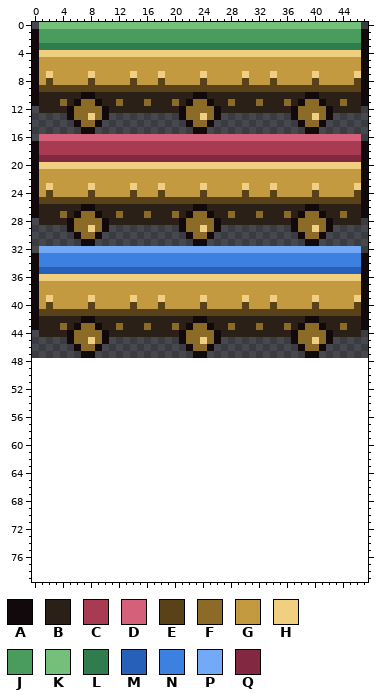
A pixel-art file gets an edit: assets/source/moving_platform.aseprite. This is how it looked before the edit.
48x48 pixels, 1 frame. The old version is drawn lined up with the new one, on the new canvas.
Palette (. is transparent): A #11090c  B #2a2018  C #a83a52  D #d4607a  E #5a4218  F #8c6a28  G #c49a40  H #f0d080  J #4a9c5e  K #74c07a  L #2f7c4c  M #2660b8  N #3c80e0  P #72aaf8  Q #822840
Pixels before (only the part around the change), first column x 0:
34 ANNNNNNNNNNNNNNNNNNNNNNNNNNNNNNNNNNNNNNNNNNNNNNA
35 AMMMMMMMMMMMMMMMMMMMMMMMMMMMMMMMMMMMMMMMMMMMMMMA
36 AHHHHHHHHHHHHHHHHHHHHHHHHHHHHHHHHHHHHHHHHHHHHHHA
37 AGGGGGGGGGGGGGGGGGGGGGGGGGGGGGGGGGGGGGGGGGGGGGGA
38 AGGGGGGGGGGGGGGGGGGGGGGGGGGGGGGGGGGGGGGGGGGGGGGA
39 AGHGGGGGHGGGGGHGGGHGGGGGHGGGGGHGGGHGGGGGHGGGGGHA
40 AGEGGGGGEGGGGGEGGGEGGGGGEGGGGGEGGGEGGGGGEGGGGGEA
41 AEEEEEEEEEEEEEEEEEEEEEEEEEEEEEEEEEEEEEEEEEEEEEEA
42 ABBBBBBAABBBBBBBBBBBBBBAABBBBBBBBBBBBBBAABBBBBBA
43 ABBBFBAFFABBFBBBFBBBFBAFFABBFBBBFBBBFBAFFABBFBBA
44 .BBBBAFFFFABBBBBBBBBBAFFFFABBBBBBBBBBAFFFFABBBB.
45 .....AFFHFA..........AFFHFA..........AFFHFA.....
46 ......AFFA............AFFA............AFFA......
47 .......AA..............AA..............AA.......
48 ................................................
49 ................................................
50 ................................................
51 ................................................
52 ................................................
53 ................................................
54 ................................................
55 ................................................
56 ................................................
57 ................................................
58 ................................................
59 ................................................
60 ................................................
61 ................................................
62 ................................................
63 ................................................
64 ................................................
65 ................................................
66 ................................................
67 ................................................
68 ................................................
69 ................................................
70 ................................................
71 ................................................
72 ................................................
73 ................................................
74 ................................................
75 ................................................
76 ................................................
77 ................................................
78 ................................................
79 ................................................
The same view after the edit:
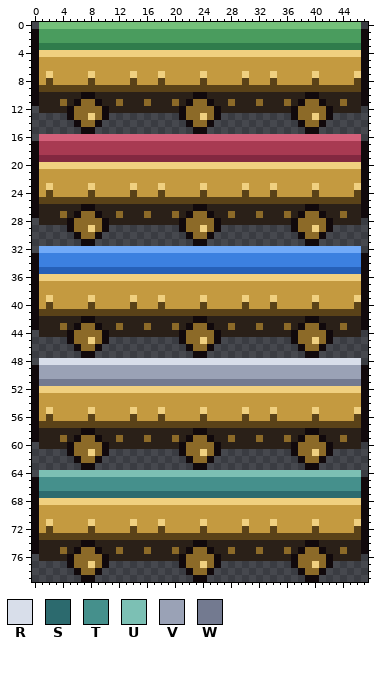
Colours new in this view: R #d8deea  S #2c6a6e  T #45908c  U #7cc0b4  V #9aa2b6  W #737a90
From old to new:
canvas 48x48 -> 48x80
Changed rows in their new state; - is an unchanged pixel.
first column x 0:
48 -RRRRRRRRRRRRRRRRRRRRRRRRRRRRRRRRRRRRRRRRRRRRRR-
49 AVVVVVVVVVVVVVVVVVVVVVVVVVVVVVVVVVVVVVVVVVVVVVVA
50 AVVVVVVVVVVVVVVVVVVVVVVVVVVVVVVVVVVVVVVVVVVVVVVA
51 AWWWWWWWWWWWWWWWWWWWWWWWWWWWWWWWWWWWWWWWWWWWWWWA
52 AHHHHHHHHHHHHHHHHHHHHHHHHHHHHHHHHHHHHHHHHHHHHHHA
53 AGGGGGGGGGGGGGGGGGGGGGGGGGGGGGGGGGGGGGGGGGGGGGGA
54 AGGGGGGGGGGGGGGGGGGGGGGGGGGGGGGGGGGGGGGGGGGGGGGA
55 AGHGGGGGHGGGGGHGGGHGGGGGHGGGGGHGGGHGGGGGHGGGGGHA
56 AGEGGGGGEGGGGGEGGGEGGGGGEGGGGGEGGGEGGGGGEGGGGGEA
57 AEEEEEEEEEEEEEEEEEEEEEEEEEEEEEEEEEEEEEEEEEEEEEEA
58 ABBBBBBAABBBBBBBBBBBBBBAABBBBBBBBBBBBBBAABBBBBBA
59 ABBBFBAFFABBFBBBFBBBFBAFFABBFBBBFBBBFBAFFABBFBBA
60 -BBBBAFFFFABBBBBBBBBBAFFFFABBBBBBBBBBAFFFFABBBB-
61 -----AFFHFA----------AFFHFA----------AFFHFA-----
62 ------AFFA------------AFFA------------AFFA------
63 -------AA--------------AA--------------AA-------
64 -UUUUUUUUUUUUUUUUUUUUUUUUUUUUUUUUUUUUUUUUUUUUUU-
65 ATTTTTTTTTTTTTTTTTTTTTTTTTTTTTTTTTTTTTTTTTTTTTTA
66 ATTTTTTTTTTTTTTTTTTTTTTTTTTTTTTTTTTTTTTTTTTTTTTA
67 ASSSSSSSSSSSSSSSSSSSSSSSSSSSSSSSSSSSSSSSSSSSSSSA
68 AHHHHHHHHHHHHHHHHHHHHHHHHHHHHHHHHHHHHHHHHHHHHHHA
69 AGGGGGGGGGGGGGGGGGGGGGGGGGGGGGGGGGGGGGGGGGGGGGGA
70 AGGGGGGGGGGGGGGGGGGGGGGGGGGGGGGGGGGGGGGGGGGGGGGA
71 AGHGGGGGHGGGGGHGGGHGGGGGHGGGGGHGGGHGGGGGHGGGGGHA
72 AGEGGGGGEGGGGGEGGGEGGGGGEGGGGGEGGGEGGGGGEGGGGGEA
73 AEEEEEEEEEEEEEEEEEEEEEEEEEEEEEEEEEEEEEEEEEEEEEEA
74 ABBBBBBAABBBBBBBBBBBBBBAABBBBBBBBBBBBBBAABBBBBBA
75 ABBBFBAFFABBFBBBFBBBFBAFFABBFBBBFBBBFBAFFABBFBBA
76 -BBBBAFFFFABBBBBBBBBBAFFFFABBBBBBBBBBAFFFFABBBB-
77 -----AFFHFA----------AFFHFA----------AFFHFA-----
78 ------AFFA------------AFFA------------AFFA------
79 -------AA--------------AA--------------AA-------
Changed places in both pictures, as pixel boxes (x1, y1, x2, y2):
added: (32, 358, 368, 582)
